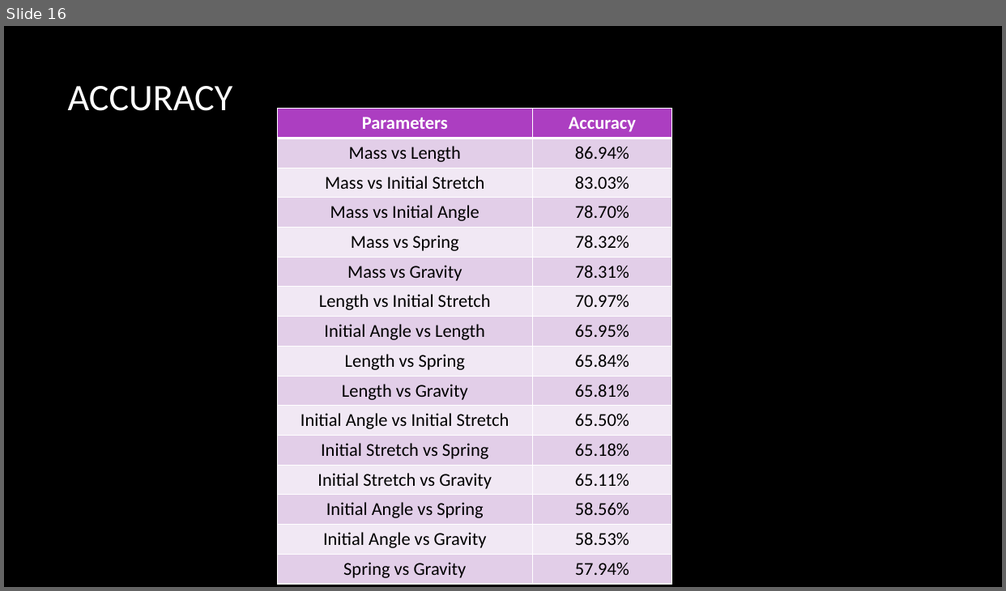
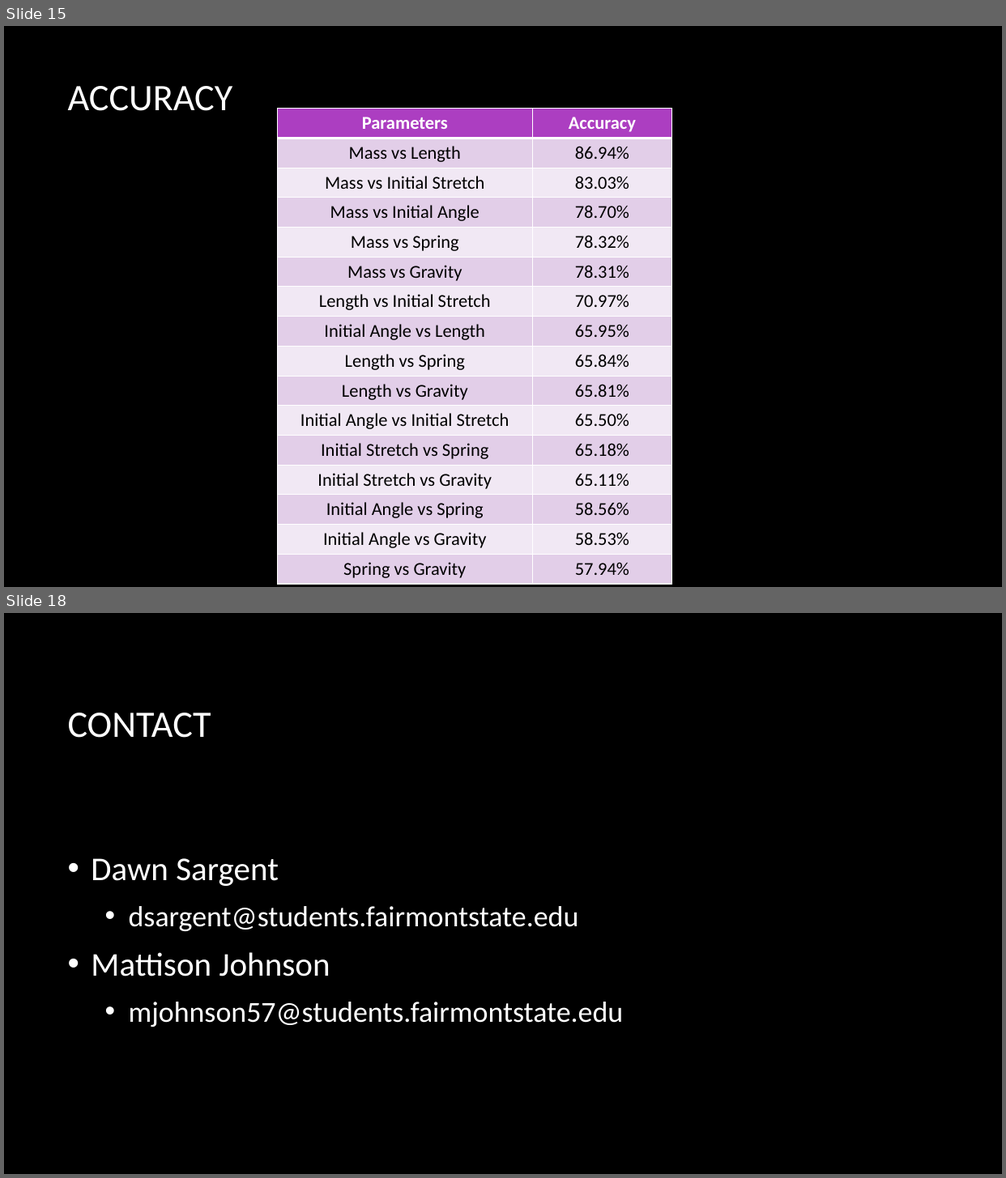
Before and after one commit to Smiley248/nasaspring, a slide deck: Presentations/NASA/NASA presentation.pptx. Shown one above the other, each under a label of ours: slide 16 before the commit, slides 15 and 18 after it; the slides between them are not shown. The pictures are 1006x591 and 1006x1178 pixels, drawn with LibreOffice and Linux fonts; fonts in the diff are those of the drawing; background and template pictures are left out. Boxes give left, top, right and bottom in pixels: in the first picture for what was removed or moved away, otherwise in the second. Text is boxed around its words. In the diff, an @@ line names an element or a change of style, - is before the commit and + after.

```diff
--- a/Presentations/NASA/NASA presentation.pptx
+++ b/Presentations/NASA/NASA presentation.pptx
@@ slide 18 added at (x1=4, y1=613, x2=1002, y2=1174), background picture (left out) @@
@@ title added at (x1=68, y1=713, x2=211, y2=738), 36 pt, text #FFFFFF @@
+CONTACT
@@ text added at (x1=91, y1=858, x2=624, y2=1027), 28 pt, text #FFFFFF @@
+• Dawn Sargent
+  • dsargent@students.fairmontstate.edu
+• Mattison Johnson
+  • mjohnson57@students.fairmontstate.edu
@@ what was slide 16 is now slide 15 @@
```
Also in this commit, not shown: 7 slides changed, 3 other slides added, 2 slides removed.
